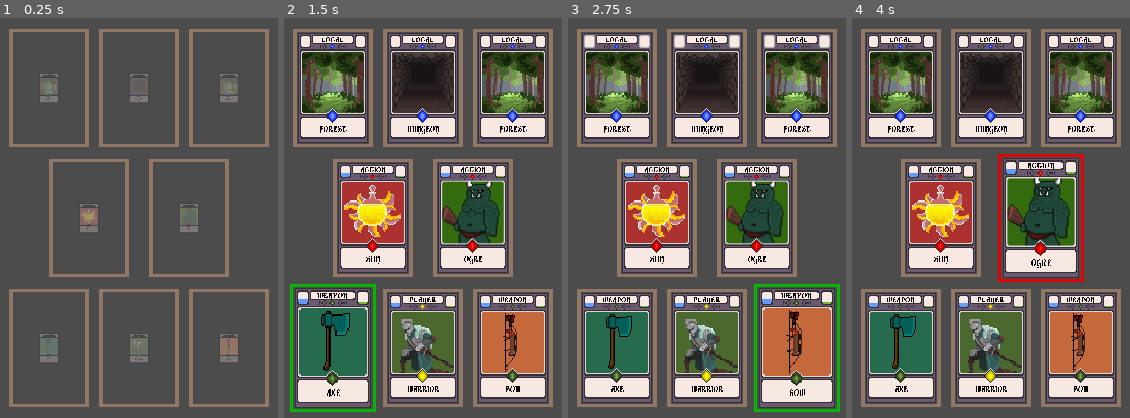
Above: before the commit, frames 1-4 (left to right).
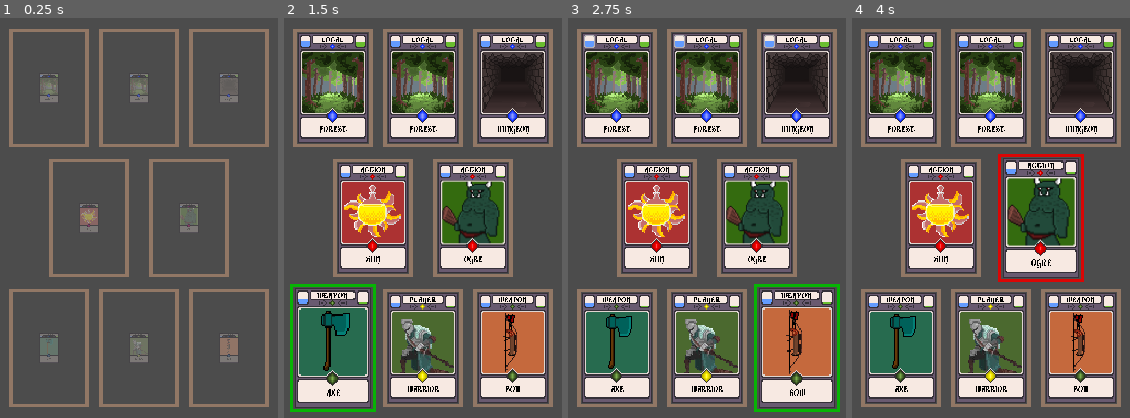
Above: after the commit, the same moments.

Repository: kdds22/Crawler-Card-RPG
Game: Godot game, scene res://scenes/MainCore.tscn
Two runs of this game, one before a commit and one after it. Both use one fixed random seed, a clock stepped at 60 frames per second and the inputs below.
Inputs (mouse positions are in pixels of both pictures, inside the frame that each line leads up to):
- Up to frame 1 (0.25 s): no input
- Up to frame 2 (1.5 s): move the mouse to (423, 346) at 0.52 s; hold P (atk_enemy) 0.53-1.28 s; click (423, 346) at 0.8 s; move the mouse to (334, 346) at 1.27 s; click (334, 346) at 1.35 s
- Up to frame 3 (2.75 s): tap P (atk_enemy) at 1.55 s; tap Enter at 2 s; move the mouse to (795, 346) at 2.02 s; hold P (atk_enemy) from 2.03 s (still down); click (795, 346) at 2.3 s
- Up to frame 4 (4 s): move the mouse to (940, 218) at 2.77 s; release P (atk_enemy) at 2.78 s; click (940, 218) at 2.85 s; tap P (atk_enemy) at 3.05 s; move the mouse to (1041, 218) at 3.52 s; hold P (atk_enemy) from 3.53 s (still down); click (1041, 218) at 3.8 s

The runs differ from the first frame. In frame 1, 0.2% of the frame differs, in the area x 14-85%, y 14-21%; in frame 2, 6.3%; in frame 3, 6.5%, in the area x 6-95%, y 4-29%; in frame 4, 6.3%.

Commit message:
Iniciando NOVO Sistema de Distancia Objetivo-Item - Testar FOCO do Slot da Carta-Arma - Otimizacao de armazenamento da referencia - Otimizacao na chamada de novas cartas - Distancia setada pra 5, como teste - Codigo Comentado

Diff:
--- a/scripts/CardBase.gd
+++ b/scripts/CardBase.gd
@@ -59,11 +59,11 @@
 		if focused:
 			if event.is_action_pressed("click"):
 				match my_info["Type"]: # Verificação dos Tipos de carta... like StateMachine
+
 					"Local":
-						print("\nOps, clicou num:, "+my_info["Type"])
 						get_node(main_core_path).card_clicked(self)
-					_:
-						print("\nOps, clicou num:, "+my_info["Type"])
+
+					_: # MATCH/SWITCH DEFAULT
 						clicked = true
 						$Sprite.z_index = 1
 
@@ -74,20 +74,20 @@
 				position = initial_position
 				$Sprite.z_index = 0
 				if clicked:
-					print(my_info["Name"], " - Soltei - ", clicked)
 					clicked = false
 					$Sprite.z_index = 0
-					print("\nunclicked: ",my_info["Name"]," - ", clicked)
 					position = initial_position
-
+					focused = false
+					# Manter o SLOT da Carta-Arma ATIVADO?????????????? testar pra verificar ...
+#																							get_parent().scale = Vector2(1.1,1.1)
+#																							get_parent().self_modulate = Color(1,1,1)
 					if CardManager._on_card_interacting != null:
-						print("\nInteração com: ",CardManager._on_card_interacting.my_info["Name"])
 						_on_interacting_card()
 					else:
-						print("\n\nvaziooooo.... nenhuma interação\n\n")
+						print("\n\n_unhandled_input > if event.is_action_released(click) > if clicked > else CardManager._on_card_interacting != null \n\n")
 
 				else:
-					print(my_info["Name"], ", interação - ", clicked)
+					print("_unhandled_input > if event.is_action_released(click) : ",my_info["Name"], ", interação - ", clicked)
 
 
 		if clicked and event is InputEventMouseMotion:
@@ -116,13 +116,11 @@
 		$Sprite/TextureProgressGoal.value = my_info["Distance_Goal"]
 		$Sprite/TextureProgressItem.value = my_info["Distance_Special_Item"]
 
-		if my_info["Distance_Goal"] > my_info["Distance_Special_Item"]:
+		if CardManager.direction_move[my_info["Group"]+"_direction"]:
 			$Sprite/TextureProgressGoal/Anim.play("signal")
-		elif my_info["Distance_Goal"] < my_info["Distance_Special_Item"]:
+		else:
 			$Sprite/TextureProgressItem/Anim.play("signal")
-		else:
-			$Sprite/TextureProgressGoal/Anim.play("signal")
-			$Sprite/TextureProgressItem/Anim.play("signal")
+
 	pass # func _ready
 
 
@@ -137,7 +135,6 @@
 # SETa TODAS as informações/atributos da Carta
 # Chamando todas as funções individuais pra cada atributo
 func set_card_atributes(value : Dictionary) -> void:
-#	clean_info_card()
 	set_name_type(value["Type"])
 	set_image_type(value["Image"])
 	set_name_desc(value["Name"])
@@ -245,7 +242,6 @@
 func _on_CardBase_mouse_entered() -> void:
 	if CoreSystemManager.process:
 		focused = true
-		print(my_info["Name"], "\nFocado: ", focused)
 		get_parent().scale = Vector2(1.2,1.2)
 		get_parent().self_modulate = my_info["Moldure_Color"]
 
@@ -257,7 +253,6 @@
 	if CoreSystemManager.process:
 		if not moving:
 			focused = false
-			print(my_info["Name"], "\nFocado: ", focused)
 			clicked = false
 			get_parent().scale = Vector2(1.1,1.1)
 			get_parent().self_modulate = Color(1,1,1)
@@ -289,9 +284,9 @@
 	pass # func pickable
 
 
+# ACIONA a Interação com a Carta-Escolhida
 func _on_interacting_card() -> void:
 	var _on_card = CardManager._on_card_interacting
-	print("\n_on_interacting_card - my_info: \n",my_info)
 	if my_info["Type"] == "Weapon" and _on_card.my_info["Type"] == "Action" and _on_card.my_info["Name"] == "Ogre":
 		CoreSystemManager.turn = false
 		_on_card.call_anim_hit()
@@ -300,25 +295,23 @@
 		CoreSystemManager.turn = true
 		_on_card.heal()
 		pass
-	pass
-
-
+	pass # func _on_interacting_card
+
+
+# DETECTA de um Corpo ENTROU ou SAIU
 func _on_Detect_body_entered(body: PhysicsBody2D) -> void:
 	if body != self and clicked: # and body.focused:
-		print("\n",body.focused,"\n")
 		print("Entrou em: ",body.my_info["Name"], " -> ",self.my_info["Name"], ", Modo: ",body.mode)
-#		card_info_interacting = body
 	pass
 
 func _on_Detect_body_exited(body: PhysicsBody2D) -> void:
 	if body != self and body.focused: # and body.focused:
-		print("\n",body.focused,"\n")
 		print("Saiu de: ",body.my_info["Name"], " -> ",self.my_info["Name"])
 		card_info_interacting = null
 	pass # Replace with function body.
 
 
-
+# O SISTEMA Usa o que tiver a disposição pra ATACAR o PLAYER, no caso, os inimigos.... por enquanto
 func atk_player():
 	$Tween.interpolate_property(self, "global_position", global_position, get_node("/root/MainCore").ref_player.global_position, .5, Tween.TRANS_EXPO, Tween.EASE_IN)
 	$Tween.start()
@@ -332,19 +325,22 @@
 	get_parent().scale = Vector2(1.1,1.1)
 	get_parent().self_modulate = Color(1,1,1)
 	$Sprite.z_index = 0
-	pass
-
-
+
+	pass # func atk_player
+
+
+# Metodo pra CURAR o Player (atualmente, só por poção)
 func heal():
 	var heal = pre_heal.instance()
 	add_child(heal)
-	pass
-
-
+	pass # func heal
+
+
+# Metodo chamado quando os TWEENs do Sistema terminarem e dá a vez/turno ao Jogador
 func _on_Tween_tween_all_completed() -> void:
 
 	$Tween.stop_all()
 	CoreSystemManager.turn = true
 	set_process_unhandled_input(true)
 	CoreSystemManager.process = true
-	pass # Replace with function body.
+	pass # func _on_Tween_tween_all_completed
--- a/scripts/MainCore.gd
+++ b/scripts/MainCore.gd
@@ -15,6 +15,9 @@
 # Para cada Position2D dentro de $Cards,
 # instancia uma carta base (CardBase)
 func _ready() -> void:
+
+	CoreSystemManager.actual_distance_difficulty = 5 # SETA uma dificuldade para DISTANCIA
+
 	randomize()
 	for i in all_pos:
 		start_pre_card_base(i)
--- a/scripts/Mouse.gd
+++ b/scripts/Mouse.gd
@@ -12,7 +12,6 @@
 # Detecção do Body com Mouse_Area (ENTRADA)
 func _on_Mouse_body_entered(body: PhysicsBody2D) -> void:
 	CardManager._on_card_interacting = body
-	print("\nMouse Entrou: ",body.my_info["Name"], "\n")
 	pass # func _on_Mouse_body_entered
 
 
@@ -20,5 +19,4 @@
 func _on_Mouse_body_exited(body: PhysicsBody2D) -> void:
 	CardManager._on_card_interacting = null
 	body.position = body.initial_position
-	print("\nMouse Saiu: ",body.my_info["Name"], "\n")
 	pass # func _on_Mouse_body_exited
--- a/scripts/global/CardManager.gd
+++ b/scripts/global/CardManager.gd
@@ -17,32 +17,40 @@
 #########################################################################################################
 # Fim do Pré-Carregamento
 #########################################################################################################
-#########################################################################################################
+
+
 #########################################################################################################
 # Armazenar Referencia da Carta Instanciada
 #########################################################################################################
 
-var ref_player
-var ref_left_arm
-var ref_right_arm
-var ref_left_action
-var ref_right_action
-var ref_move = {"ref_left_move" : {}, "ref_middle_move" : {}, "ref_right_move" : {}}
+var ref_player # referencia da carta-player
+var ref_left_arm # referencia da mão-esquerda do player
+var ref_right_arm # referencia da mão-direita do player
+var ref_left_action # referencia da carta-ação (meio) a esquerda
+var ref_right_action # referencia da carta-açõa (meio) a direita
+# referencia das cartas-locais (cima)
+var ref_move = {"ref_leftMove" : {}, "ref_middleMove" : {}, "ref_rightMove" : {}}
 
 #########################################################################################################
 # Fim do Armazenamento da Referencia
 #########################################################################################################
-#########################################################################################################
+
+
 #########################################################################################################
 # Referencia da Interoperabilidade das Cartas ESCOLHIDAS
 #########################################################################################################
 
-var card_clicked : RigidBody2D
-var card_released : RigidBody2D
+var card_clicked : RigidBody2D # carta-clicada
+var card_released : RigidBody2D # com qual carta a carta-clicada irá interagir
 
 var _on_card_interacting : RigidBody2D
 
-var interaction : bool = false
+var interaction : bool = false # se haverá ou não interação entre Cartas
+
+# LOCAL-DIRECTION
+# TRUE = GOAL; FALSE = ITEM
+var direction_move = {"leftMove_direction" : true, "rightMove_direction" : true, "middleMove_direction" : true}
+
 #########################################################################################################
 # Fim da Referencia da Interoperabilidade das Cartas ESCOLHIDAS
 #########################################################################################################
@@ -51,48 +59,46 @@
 
 func _ready() -> void:
 	randomize()
-	CoreSystemManager.turn = true
+	CoreSystemManager.turn = true # Turno do Jogador
 
 	pass # func _ready
 
 
 # LIMPA a Interoperabilidade entre as cartas
 func clear_maked() -> void:
-	card_clicked = null
-	card_released = null
+	card_clicked = null # limpa a carta-clicada
+	card_released = null # limpa a carta-"soltada"-released
 
 	pass # func clear_maked
 
 
-# retorna um VECTOR2 com uma IMAGEM, o TIPO e um NOME para um especifico tipo de Carta
+# retorna um tipo (dicionario) de uma carta
 func get_card_type_start(value : String, index : int, change : bool):
 
-	# Retorna uma ARMA
-	if value == "leftArm" or value == "rightArm":
-		return random_weapon(index, value, change)
-
-		pass # if value Arm
-
-
-	# Retorna um INIMIGO ou uma POCAO
-	if value == "leftAction" or value == "rightAction":
-		return random_action(index, value, change)
-
-		pass # if value Action
-
-
-	# Retorna um LOCAL [Floresta ou Dungeon]
-	if value == "leftMove" or value == "rightMove" or value == "middleMove":
-		return start_random_local(index, value, change)
-
-		pass # if value Move
-
-
-	# Retorna um personagem [Guerreiro, Mago, Ladino], setado previamente numa variavel Global
-	if value == "player":
-		return random_player(index, value, change)
-
-		pass # if value player
+	match value:
+		"leftArm": # Retorna uma ARMA
+			return random_weapon(index, value, change)
+
+		"rightArm": # Retorna uma ARMA
+			return random_weapon(index, value, change)
+
+		"leftAction": # Retorna um INIMIGO ou uma POCAO
+			return random_action(index, value, change)
+
+		"rightAction": # Retorna um INIMIGO ou uma POCAO
+			return random_action(index, value, change)
+
+		"leftMove": # Retorna um LOCAL [Floresta ou Dungeon]
+			return start_random_local(index, value, change)
+
+		"rightMove": # Retorna um LOCAL [Floresta ou Dungeon]
+			return start_random_local(index, value, change)
+
+		"middleMove": # Retorna um LOCAL [Floresta ou Dungeon]
+			return start_random_local(index, value, change)
+
+		"player": # Retorna um personagem [Guerreiro, Mago, Ladino], setado previamente numa variavel Global
+			return random_player(index, value, change)
 
 	pass # func get_card_type
 
@@ -138,8 +144,6 @@
 	match group:
 		"leftArm" : ref_left_arm = weapon
 		"rightArm" : ref_right_arm = weapon
-
-#	print("Arma Referencias: ", ref_left_arm, " - ", ref_right_arm)
 
 	return weapon
 	# func random_weapon
@@ -173,7 +177,6 @@
 		"leftAction" : ref_left_action = action
 		"rightAction" : ref_right_action = action
 	print()
-#	print("Ações Referencias: ", ref_left_action, " - ", ref_right_action)
 
 	return action
 	# func random_action
@@ -187,6 +190,8 @@
 	var image : String
 	var description : String
 	var local_chance : int
+	var direction_start : bool
+
 	local_chance = CoreSystemManager.get_chance()
 	if local_chance < 50:
 		name = "Dungeon"
@@ -197,59 +202,51 @@
 		description = "Light"
 		image = image_local[1]
 
-	var local = return_card_info(type, name, image, group, 0, description, false, Color(.05,.05,1.5,1), index, CoreSystemManager.goal_distance, CoreSystemManager.special_item_distance)
-	#Tipo, Nome, Imagem, Group, Power, Description, Has_Item, Moldure_Color, Index, Distance_Goal, Distance_Special_Item
-
-	match group:
-		"rightMove" : ref_move["ref_right_move"] = local
-		"leftMove" : ref_move["ref_left_move"] = local
-		"middleMove" : ref_move["ref_middle_move"] = local
+	var goal_item = CoreSystemManager.start_local_card_goal_item() # Armazena o contador inicial das direções -> [0] = GOAL, [1] = SPECIAL_ITEM
+	print(goal_item," -> startado")
+	if goal_item[0] > goal_item[1]:
+		direction_start = true
+	else:
+		direction_start = false
+
+
+	var local = return_card_info(type, name, image, group, 0, description, false, Color(.05,.05,1.5,1), index, goal_item[0], goal_item[1])
+	#Tipo, Nome, Imagem, Group, Power, Description, Has_Item, Moldure_Color, Index, Distance_Goal, Distance_Special_Item
+
+	ref_move["ref_"+group] = local
+	direction_move[group+"_direction"] = direction_start
 
 	print()
 
 	return local
 	# func start_random_local
 
-
-# Retorna um Personagem Aleatório
-func random_player(index : int, group : String, change : bool) -> Dictionary:
-	var type := "Player"
-	var name : String
-	var image : String
-	var description : String
-	var player_chance = CoreSystemManager.get_chance()
-	if player_chance >= 0:
-		name = "Warrior"
-		description = "Melee"
-		image = image_player[0]
-
-	var player = return_card_info(type, name, image, group, 0, description, false, Color(1.5,1.5,.05,1), index, 0, 0)
-	#Tipo, Nome, Imagem, Group, Power, Description, Has_Item, Moldure_Color, Index, Distance_Goal, Distance_Special_Item
-
-	ref_player = player
-
-	print()
-
-#	print("Player Referencias: ", ref_player)
-
-	return player
-	# func random_player
 
 
 # Retorna um Local aleatorio se puder
 # O CHANGE serve pra indicar se virá um novo tipo de LOCAL
 func random_local(info : Dictionary, change : bool, index : int) -> Dictionary:
-#func random_local(index : int, group : String, change : bool) -> Dictionary:
 	print("\n\nChange RANDOM_LOCAL: ",change," - Index: ",index,"\n\n")
-	var type := "Local"
-	var name : String
-	var image : String
-	var local_chance : int
-
-	var distance_goal = CoreSystemManager.goal_distance
-	var distance_special_item = CoreSystemManager.special_item_distance
-
-	if change:
+	var name : String
+	var image : String
+	var local_chance : int # chance de mudança de ambiente, se puder
+
+	var goal_distance = CoreSystemManager.goal_distance
+	var special_item_distance = CoreSystemManager.special_item_distance
+
+	# Mantem a direção da carta ESCOLHIDA e aumenta o contador especifico
+	if index == info["Index"]:
+		var distance = CoreSystemManager.increment_decrement_distance_card_local(info["Distance_Goal"], info["Distance_Special_Item"])
+		goal_distance = distance[0]
+		special_item_distance = distance[1]
+		direction_move[info["Group"]+"_direction"] = distance[2]
+	else:
+		var distance = CoreSystemManager.increment_decrement_distance_card_local(CoreSystemManager.actual_card_local["Distance_Goal"], CoreSystemManager.actual_card_local["Distance_Special_Item"])
+		goal_distance = distance[0]
+		special_item_distance = distance[1]
+		direction_move[info["Group"]+"_direction"] = CoreSystemManager.get_goal_or_specialItem()
+
+	if change: # se o ambiente mudar
 		local_chance = CoreSystemManager.get_chance()
 		if local_chance < 50:
 			name = "Dungeon"
@@ -257,20 +254,44 @@
 		elif local_chance >= 50:
 			name = "Forest"
 			image = image_local[1]
-	else:
+	else: # se o ambiente continuar imutavel
 		name = CoreSystemManager.actual_card_local["Name"]
 		image = CoreSystemManager.actual_card_local["Image"]
 
-	var local = return_card_info(type, name, image, info["Group"], 0, "", false, Color(.05,.05,1.5,1), info["Index"], distance_goal, distance_special_item)
-	#Tipo, Nome, Imagem, Group, Power, Description, Has_Item, Moldure_Color, Index, Distance_Goal, Distance_Special_Item
-
-	match info["Group"]:
-		"rightMove" : ref_move["ref_right_move"] = local
-		"leftMove" : ref_move["ref_left_move"] = local
-		"middleMove" : ref_move["ref_middle_move"] = local
+	var local = return_card_info("Local", name, image, info["Group"], 0, "", false, Color(.05,.05,1.5,1), info["Index"], goal_distance, special_item_distance)
+	#Tipo, Nome, Imagem, Group, Power, Description, Has_Item, Moldure_Color, Index, Distance_Goal, Distance_Special_Item
+
+
+	# Armazenar uma referencia da NOVA carta-local, por grupo
+	ref_move["ref_"+info["Group"]] = local
 
 	return local
 	# func random_local
+
+
+
+# Retorna um Personagem Aleatório
+func random_player(index : int, group : String, change : bool) -> Dictionary:
+	var type := "Player"
+	var name : String
+	var image : String
+	var description : String
+	var player_chance = CoreSystemManager.get_chance()
+	if player_chance >= 0:
+		name = "Warrior"
+		description = "Melee"
+		image = image_player[0]
+
+	var player = return_card_info(type, name, image, group, 0, description, false, Color(1.5,1.5,.05,1), index, 0, 0)
+	#Tipo, Nome, Imagem, Group, Power, Description, Has_Item, Moldure_Color, Index, Distance_Goal, Distance_Special_Item
+
+	ref_player = player
+
+	print()
+
+	return player
+	# func random_player
+
 
 
 # Chamado ao clicar em uma Carta de Movimentação (LOCAL)
@@ -283,18 +304,19 @@
 	for i in ref_move:
 		return_local = {}
 
-		var pre_local_change = CoreSystemManager.get_local_change()
+		var pre_local_change = CoreSystemManager.get_local_change() # se poderá mudar de ambiente
+		var local_or_item = CoreSystemManager.get_local_or_item() # se a proxima carta será um ambiente ou um item
+
 		if pre_local_change:
-			var local_or_item = CoreSystemManager.get_local_or_item()
-
 			if local_or_item == "Local":
 				return_local = random_local(ref_move[i], true, index)
 			elif local_or_item == "Item": # chamar um ITEM ao inves de um LOCAL (futuramente)
 				return_local = random_local(ref_move[i], true, index)
-
 		else:
-			value = ref_move[i]
-			return_local = random_local(ref_move[i], false, index)
+			if local_or_item == "Local":
+				return_local = random_local(ref_move[i], false, index)
+			elif local_or_item == "Item": # chamar um ITEM ao inves de um LOCAL (futuramente)
+				return_local = random_local(ref_move[i], false, index)
 
 		return_array_local.append(return_local)
 
--- a/scripts/global/CoreSystemManager.gd
+++ b/scripts/global/CoreSystemManager.gd
@@ -14,14 +14,17 @@
 
 ##### CONTROLE MUTÁVEIS DO JOGO, SERÁ USADO PRA CONTROLAR AS INFORMAÇÕES COM BASE NAS CONSTANTES #####
 
-export var local_qtd : int = 0
-export var goal_distance : int = 0
-export var special_item_distance : int = 0
-export var actual_distance_difficulty : int = 0
+export var local_qtd : int = 0 # quantidade de cartas-locais de um mesmo tipo
 
-export var actual_focus_distance : int = 0 # 0 = Goal , 1 = Special_Item
+export var goal_distance : int = 0 # distancia para o objetivo da quest em relação ao GOAL_MAX
+export var special_item_distance : int = 0 # distancia para o item especial da quest em relação ao SPECIAL_ITEM_MAX
 
+export var actual_distance_difficulty : int = 0 # "dificuldade" da quest... o quão dificil é chegar nos "..._MAX"
 
+export var actual_focus_distance : bool = true # true = Goal , false = Special_Item
+
+###
+# valores iniciais (para testes de balanceamento basico)
 export var player_hp : int = 10
 export var weapon_damage : int = 5
 export var potion_cure : int = 5
@@ -34,7 +37,7 @@
 
 ##### Actual Cards #####
 
-export var actual_card_local : Dictionary
+var actual_card_local : Dictionary # carta-local escolhida
 
 ##### Actual Cards #####
 
@@ -52,12 +55,42 @@
 
 
 # GETa a direção para o Objetivo ou Item Especial
-func get_goal_or_specialItem() -> int:
+func get_goal_or_specialItem() -> bool:
 	if get_chance() <= 50:
-		actual_focus_distance = 1
-	else: actual_focus_distance = 0
+		actual_focus_distance = false
+	else: actual_focus_distance = true
 
 	return actual_focus_distance # func get_goal_or_specialItem
+
+
+# RETORNA um contador INICIAL para as cartas-locais startadas
+func start_local_card_goal_item() -> Array:
+	var chance = get_chance()
+	if chance >= 50:
+		print("\nRetornou Objetivo: [55, 45]")
+		return [55, 45]
+	else:
+		print("\nRetornou Item_Especial: [45, 55]")
+		return [45, 55]
+
+	# func start_local_card_goal_item
+
+
+# RETORNA novos valores para os contadores, INCREMENTANDO ou DECREMENTANDO
+func increment_decrement_distance_card_local(goal, item) -> Array:
+	var direction : bool
+	if goal > item:
+		goal_distance = goal + actual_distance_difficulty
+		special_item_distance = item - actual_distance_difficulty
+		direction = true
+	else:
+		goal_distance = goal - actual_distance_difficulty
+		special_item_distance = item + actual_distance_difficulty
+		direction = false
+
+	return [goal_distance, special_item_distance, direction]
+
+	# return func increment_decrement_distance_card_local
 
 
 # Retorna a possibilidade de ser um Cenario ou um Item
